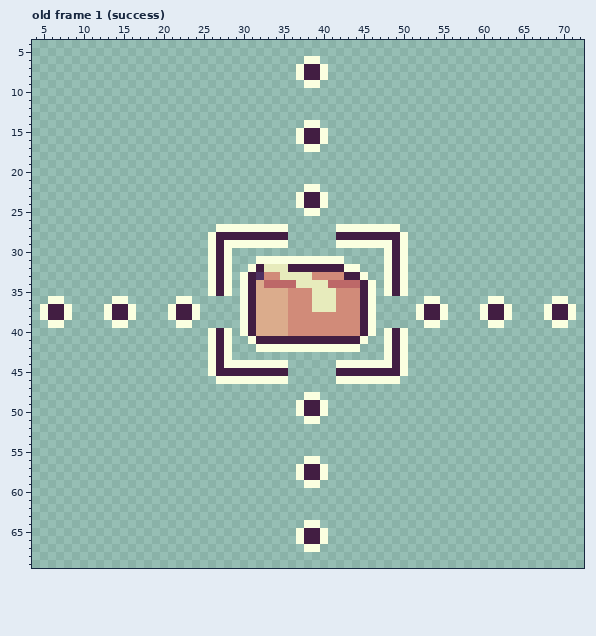
Pixel-art file, stored at assets/gfx/animations/BALANCE GAME EDITABLE FILE.ase. Above: the version before the commit.
80x80 pixels, 13 frames. Shown: old frame 1 (success): x 4..72, y 4..69. The commit also changed other frames, which this record leaves out.
Now the later version:
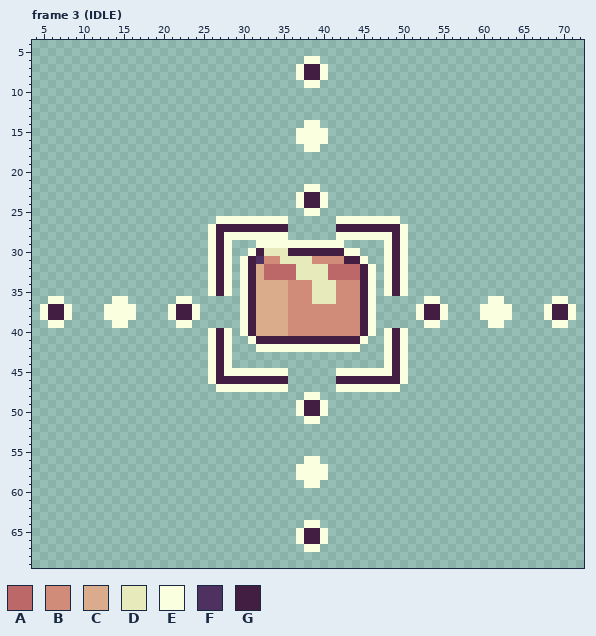
Palette (. is transparent): A #bd6868  B #d18b79  C #dbac8c  D #e7ebbc  E #faffe0  F #4e3161  G #421e42
A new or re-ordered frame is compared with the old frame closest to it.
Difference:
frames 13 -> 20
layer "Flattened" added
layer "Layer 1" removed
layer "Layer 3" removed
layer "Layer 3 Copy Copy Copy" removed
layer "Layer 3 Copy Copy Copy Copy" removed
layer "Layer 3 Copy Copy Copy Copy Copy" removed
Frame 3 (IDLE) is new; against old frame 1 (success):
The edit turns colour B into colour A in row 33 at x 33 to 34 and 41 to 42.
The edit turns colour D into colour A in row 32 at x 33 to 35; in row 33 at x 35 to 36.
The edit turns colour E into colour A in row 32 at x 43 to 44.
The edit turns colour G into colour A in row 32 at x 36 and 41 to 42; in row 33 at x 43 to 44.
The edit turns colour A into colour B in row 34 at x 36 and 42 to 44.
The edit turns colour D into colour B in row 34 at x 37 to 38; in row 37 at x 39 to 41.
The edit turns colour E into colour B in row 31 at x 33 to 34 and 39 to 42.
The edit turns colour A into colour C in row 34 at x 33 to 35.
The edit turns colour F into colour C in row 33 at x 32.
The edit turns colour G into colour C in row 32 at x 32.
There is now colour D in row 30 at x 33 to 35.
The edit turns colour A into colour D in row 34 at x 41.
The edit turns colour B into colour D in row 33 at x 39 to 40.
The edit turns colour E into colour D in row 31 at x 35 to 38.
The edit turns colour G into colour D in row 32 at x 37 to 40.
There is now colour E in row 26 at x 27 to 35 and 42 to 49; in row 27 at x 26 and 50; in row 29 at x 36 to 41; in row 30 at x 31 and 43 to 44; in row 31 at x 30 and 45; in row 32 at x 30 and 46.
There is now colour E in row 33 at x 46; in row 46 at x 26 and 50; in row 47 at x 27 to 35 and 42 to 49.
The edit turns colour G into colour E in rows 15 to 16 at x 38 to 39; in row 28 at x 28 to 35 and 42 to 48; in rows 37 to 38 at x 14 to 15 and 61 to 62; in row 45 at x 28 to 35 and 42 to 48; in rows 57 to 58 at x 38 to 39.
The edit turns colour E into colour F in row 31 at x 32.
There is now colour G in row 30 at x 32 and 36 to 42; in row 31 at x 31 and 43 to 44; in row 32 at x 45.
The edit turns colour E into colour G in row 27 at x 27 to 35 and 42 to 49; in row 32 at x 31; in row 33 at x 45; in row 46 at x 27 to 35 and 42 to 49.
Colour E is gone in row 29 at x 29 to 31 and 43 to 47; in row 44 at x 29 to 35 and 42 to 47.
